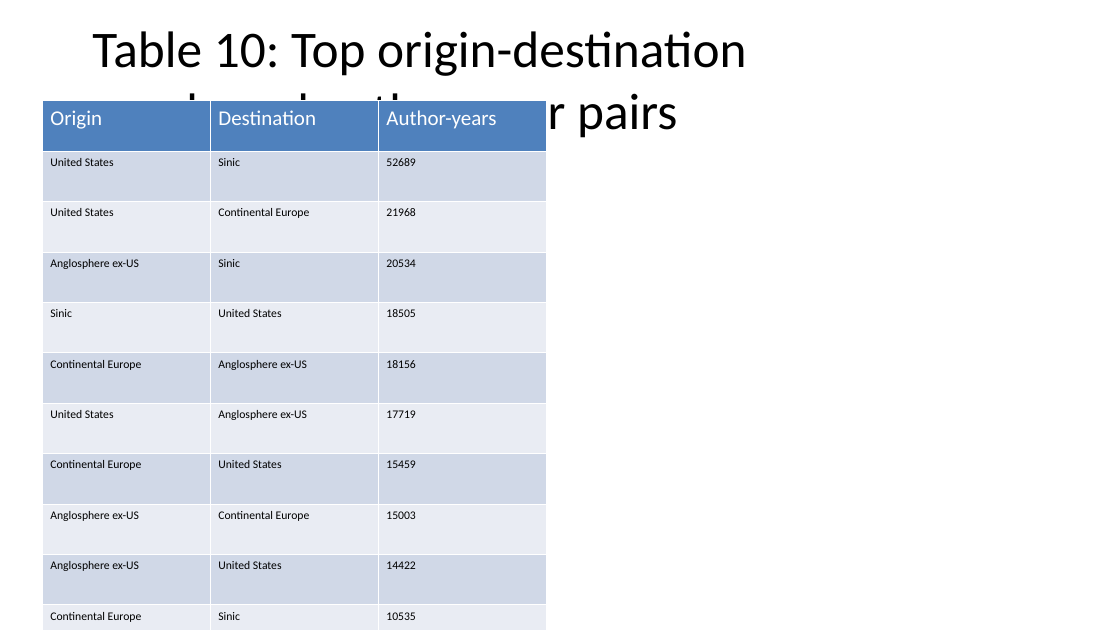
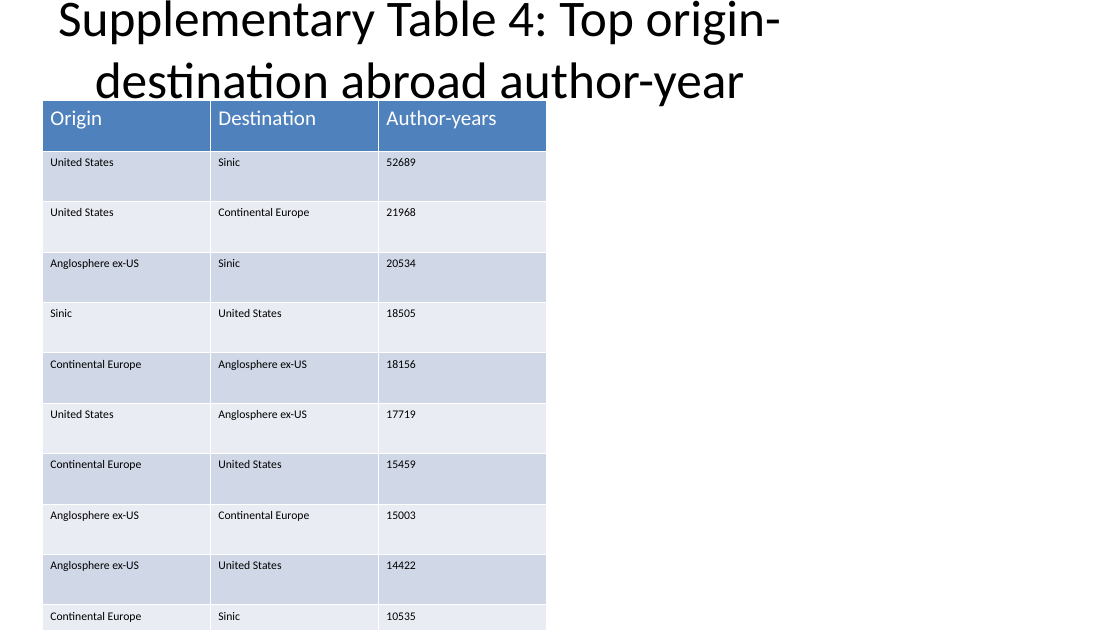
Before and after one commit to bougtoir/medical-accident-its-analysis, a slide deck: slide 21 of researcher_mobility_ode/docs/manuscript_full_article_figures.pptx (slide 20 before the commit). Drawn at 1120x630 pixels with LibreOffice and Linux fonts; fonts in the diff are those of the drawing. Boxes give left, top, right and bottom in pixels: in the first picture for what was removed or moved away, otherwise in the second. Text is boxed around its words. In the diff, an @@ line names an element or a change of style, - is before the commit and + after.

```diff
--- a/researcher_mobility_ode/docs/manuscript_full_article_figures.pptx
+++ b/researcher_mobility_ode/docs/manuscript_full_article_figures.pptx
@@ title at [58,0,781,172]: text changed @@
-Table 10: Top origin-destination abroad author-year pairs
+Supplementary Table 4: Top origin-destination abroad author-year pairs
```
Also in this commit, not shown: 3 other slides changed, 1 slide added, 15 other files.
